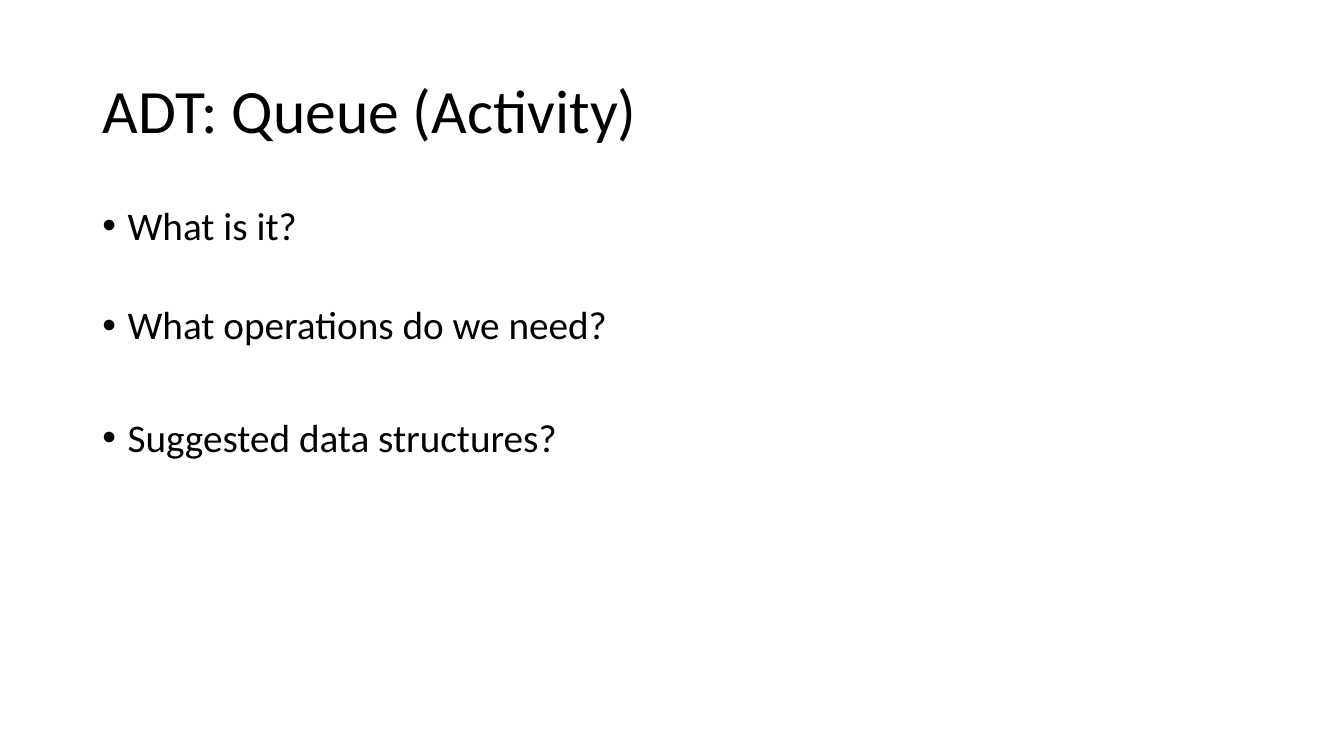
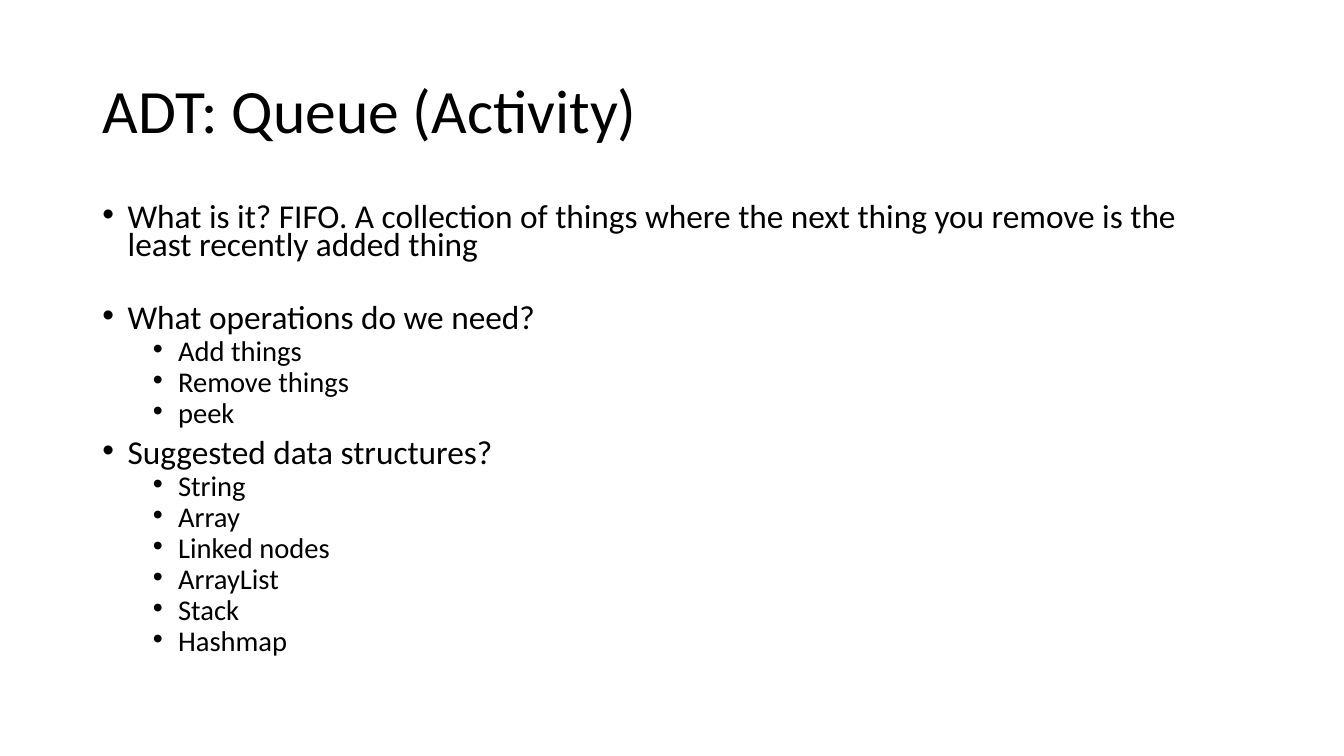
Before and after one commit to natebrunelle/cse332, a slide deck: slide 12 of markdown/files/slides/lecture1_intro_Aink.pptx. Drawn at 1344x756 pixels with LibreOffice and Linux fonts; fonts in the diff are those of the drawing. Boxes give left, top, right and bottom in pixels: in the first picture for what was removed or moved away, otherwise in the second. Text is boxed around its words. In the diff, an @@ line names an element or a change of style, - is before the commit and + after.

```diff
--- a/markdown/files/slides/lecture1_intro_Aink.pptx
+++ b/markdown/files/slides/lecture1_intro_Aink.pptx
@@ text at (128, 205, 1175, 262): text changed; size 28 to 23.8 pt @@
-• What is it?
+• What is it? FIFO. A collection of things where the next thing you remove is the least recently added thing
@@ text at (128, 306, 535, 470): size 28 to 23.8 pt in "What operations do we need?", "Suggested data structures?"; line spacing 0.9 to 0.7 @@
@@ text at (178, 341, 349, 428): paragraphs added @@
+  • Add things
+  • Remove things
+  • peek
@@ text at (178, 476, 329, 656): paragraphs added @@
+  • String
+  • Array
+  • Linked nodes
+  • ArrayList
+  • Stack
+  • Hashmap
```
Also in this commit, not shown: 3 other slides changed, 6 other files.
